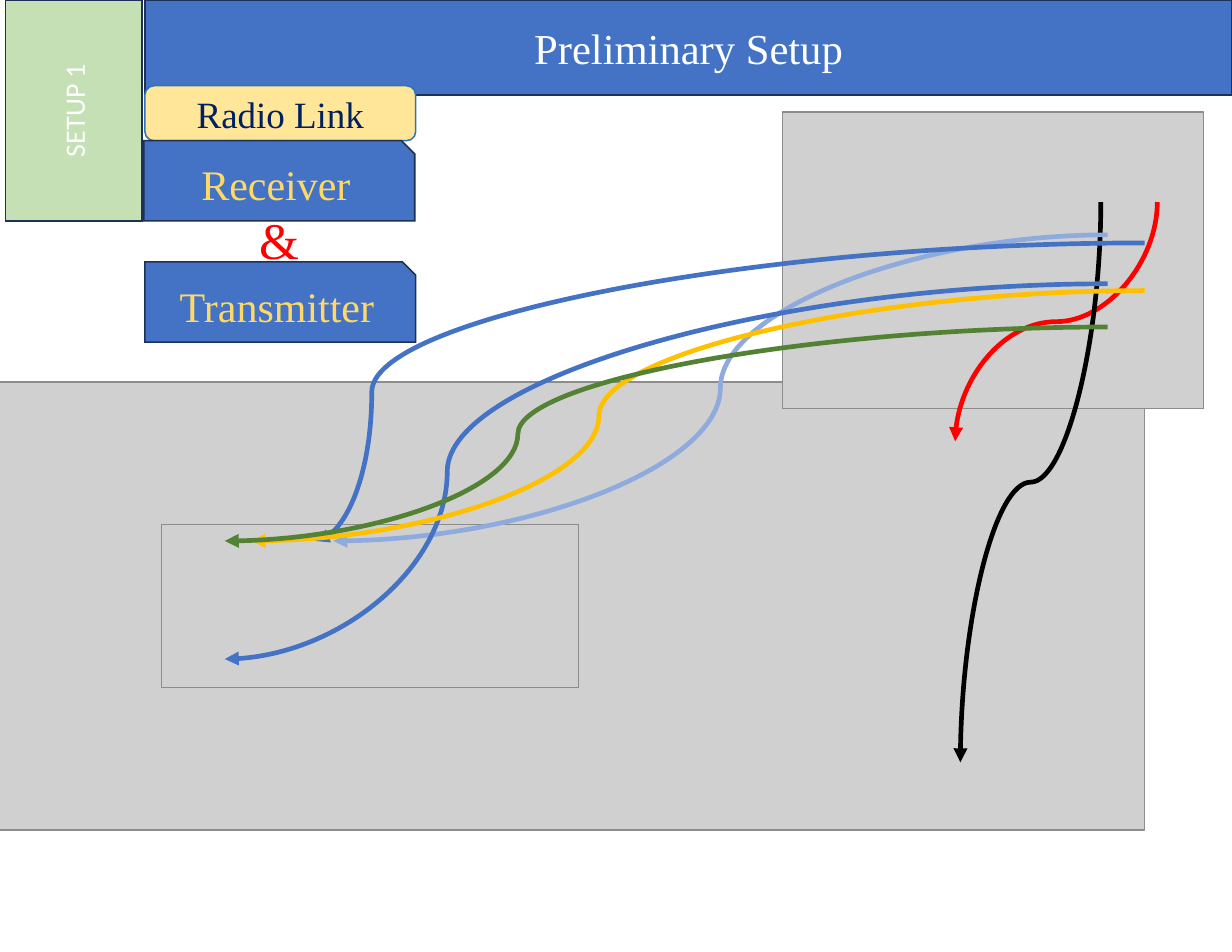
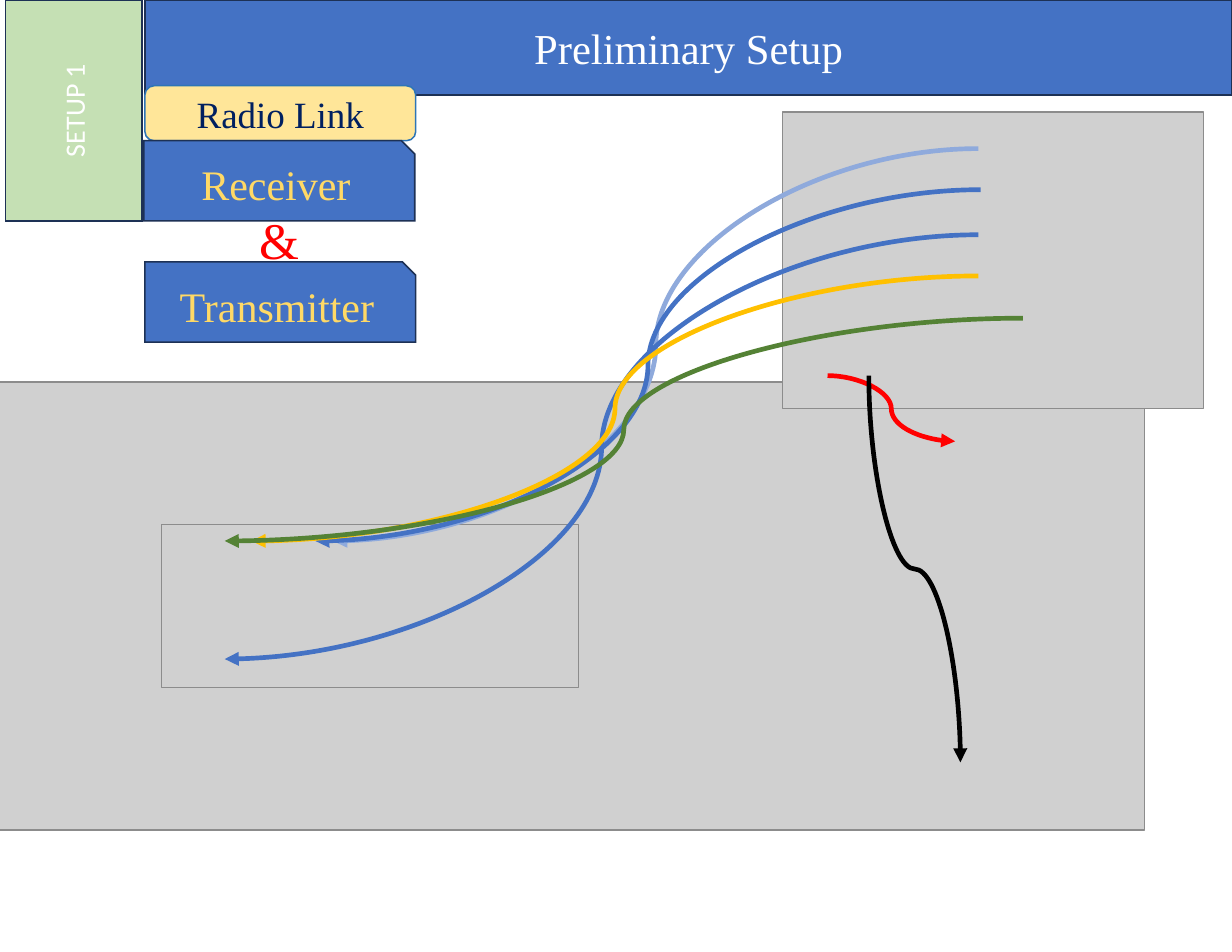
Before and after one commit to abrarzuhaer/Bionica_ScaledModel_RadioLink_Test_Primary, a slide deck: slide 4 of preliminary_setup.pptx (slide 3 before the commit). Drawn at 1232x952 pixels with LibreOffice and Linux fonts; fonts in the diff are those of the drawing; grey boxes stand for pictures. Boxes give left, top, right and bottom in pixels: in the first picture for what was removed or moved away, otherwise in the second. Text is boxed around its words. In the diff, an @@ line names an element or a change of style, - is before the commit and + after.

Commit message:
updated pptx

```diff
--- a/preliminary_setup.pptx
+++ b/preliminary_setup.pptx
@@ curved arrow moved from (1108, 235) - (334, 541) to (979, 149) - (334, 541) @@
@@ curved arrow moved from (1145, 243) - (316, 541) to (980, 189) - (316, 541) @@
@@ curved arrow moved from (1108, 283) - (225, 659) to (979, 235) - (225, 659) @@
@@ curved arrow moved from (1145, 290) - (252, 541) to (979, 276) - (252, 541) @@
@@ curved arrow moved from (1108, 327) - (225, 541) to (1023, 318) - (225, 541) @@
@@ curved arrow moved from (1157, 202) - (955, 441) to (828, 375) - (955, 441) @@
@@ curved arrow moved from (1101, 202) - (960, 763) to (869, 375) - (960, 763) @@
```
Also in this commit, not shown: 2 other slides changed, 1 slide added.
